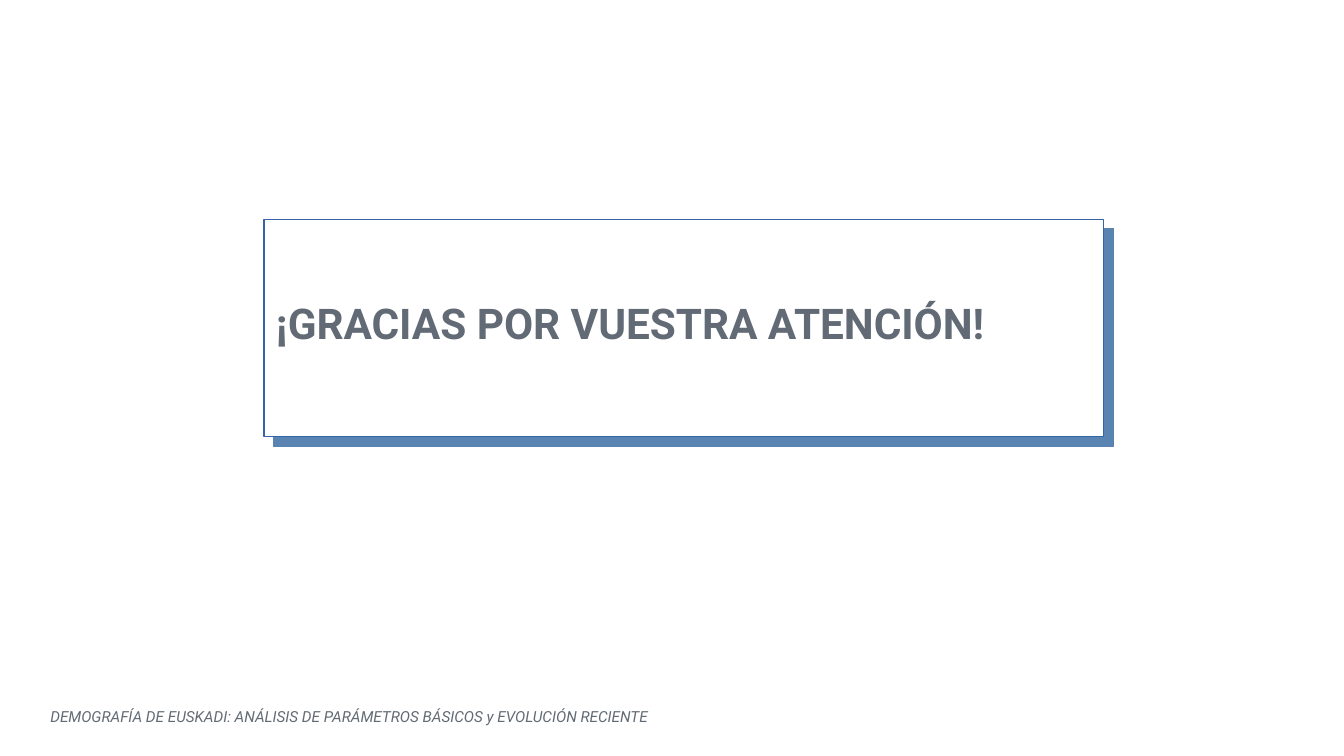
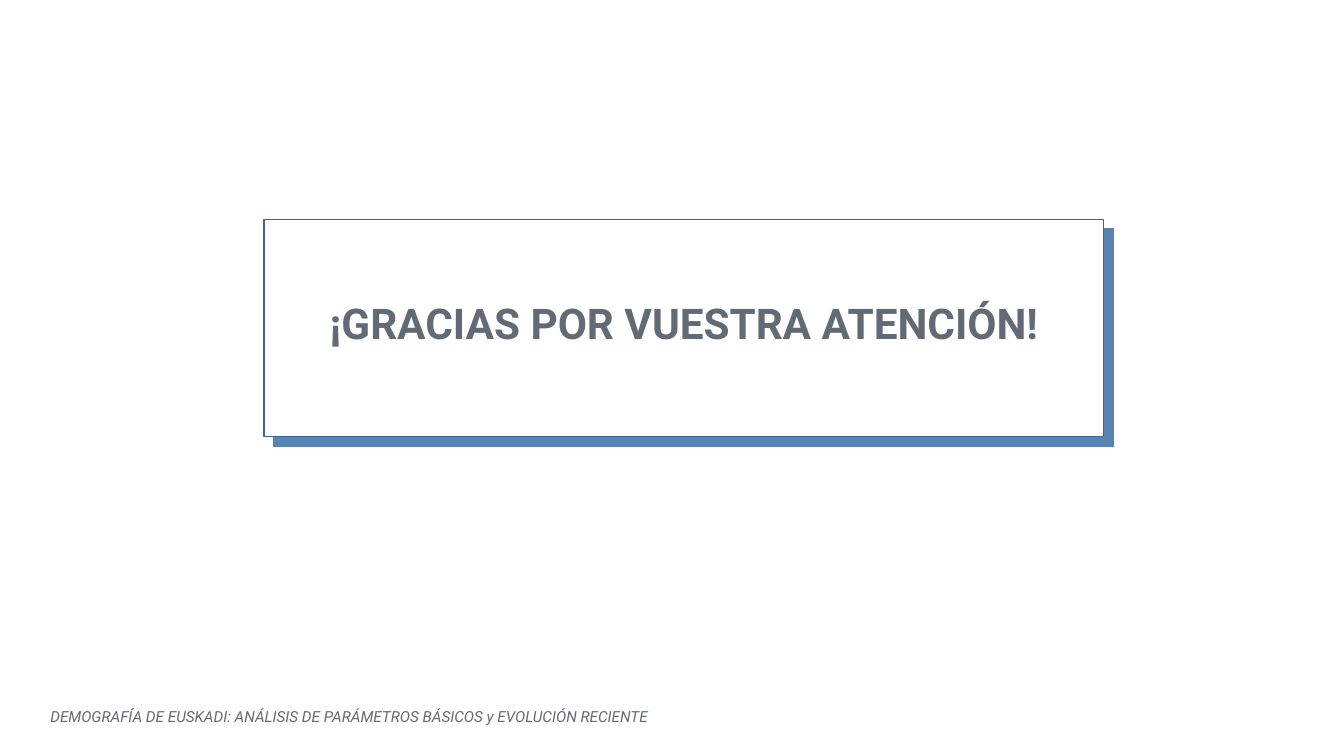
Before and after one commit to Leire2026/Proyecto_Machine_Learning, a slide deck: slide 16 of Proyecto_Final_ML/6_Docs/Presentacion_Tecnica_Proyecto_ML.ppt. Drawn at 1344x756 pixels with LibreOffice and Linux fonts; fonts in the diff are those of the drawing; background and template pictures are left out. Boxes give left, top, right and bottom in pixels: in the first picture for what was removed or moved away, otherwise in the second. Text is boxed around its words. In the diff, an @@ line names an element or a change of style, - is before the commit and + after.

```diff
--- a/Proyecto_Final_ML/6_Docs/Presentacion_Tecnica_Proyecto_ML.ppt
+++ b/Proyecto_Final_ML/6_Docs/Presentacion_Tecnica_Proyecto_ML.ppt
@@ rectangle "¡GRACIAS POR VUESTRA ATENCIÓN!" at (x1=263, y1=220, x2=1104, y2=438): alignment left to centre @@
```
Also in this commit, not shown: 1 other slide changed, 9 other files.
